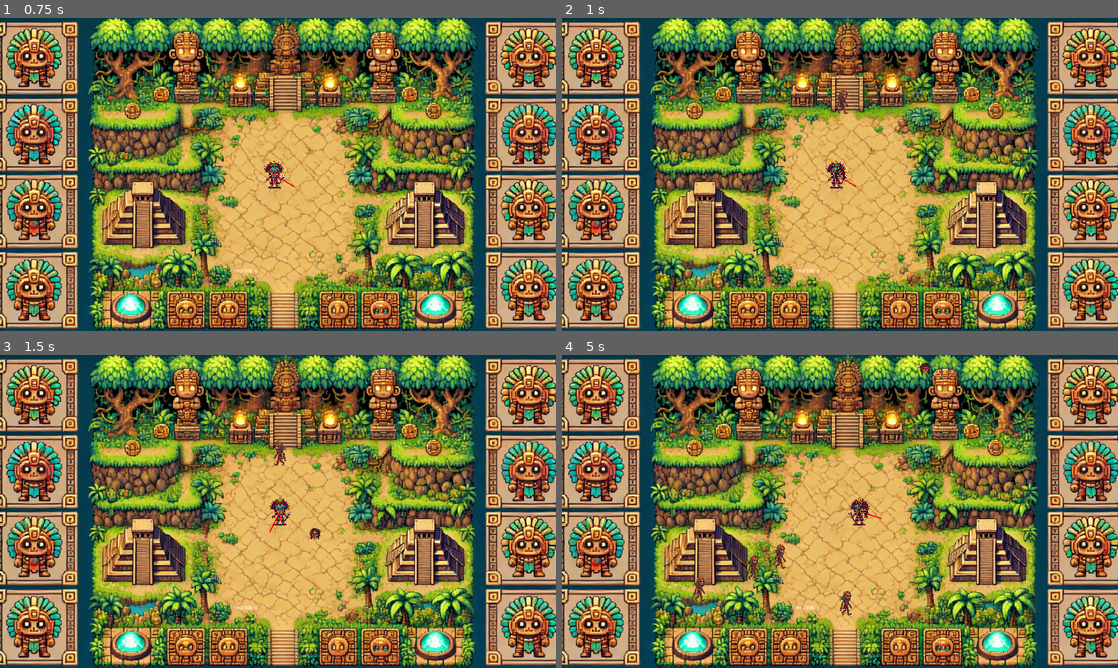
Above: before the commit, frames 1-4 (two rows, left to right).
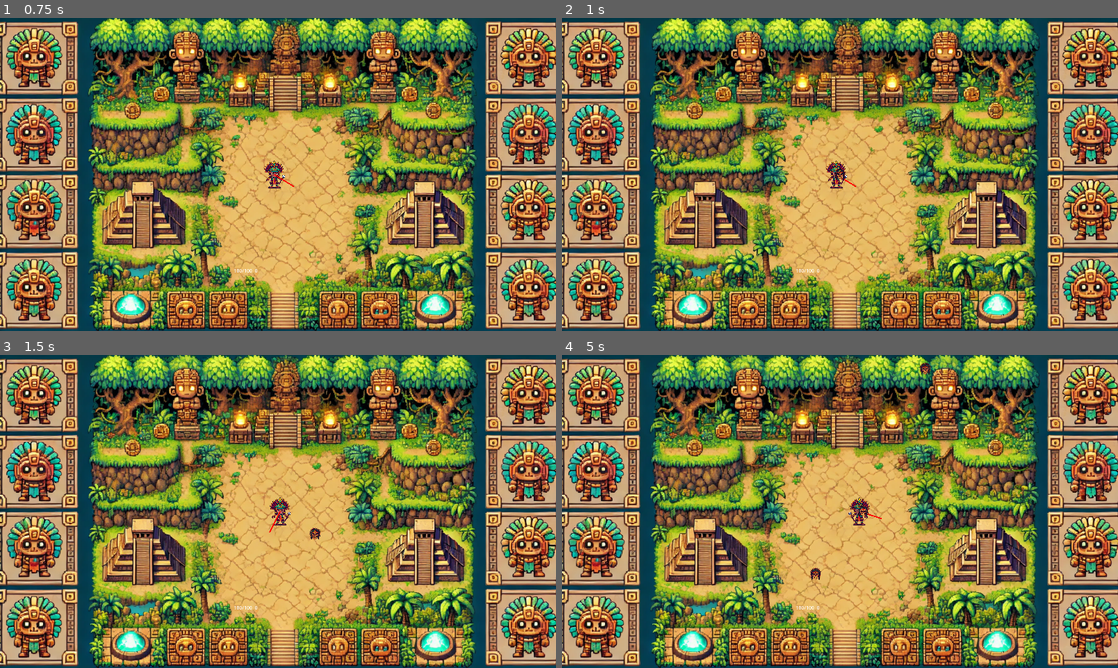
Above: after the commit, the same moments.

Repository: lvnav/survivor-in-two-week
Game: Godot game, scene res://scenes/root.tscn
Same seed, same stepped clock (60 frames per second), same inputs: the game is played once before the commit and once after it.
Inputs (mouse positions are in pixels of both pictures, inside the frame that each line leads up to):
- Up to frame 1 (0.75 s): click "Start" at 0.5 s
- Up to frame 2 (1 s): no input
- Up to frame 3 (1.5 s): move the mouse to (233, 605) at 1.27 s; hold D (user_move_right) from 1.28 s (still down)
- Up to frame 4 (5 s): move the mouse to (728, 527) at 2.02 s; release D (user_move_right) at 2.03 s; hold S (user_move_down) 2.03-2.78 s; move the mouse to (895, 442) at 2.77 s; hold D (user_move_right) 2.78-3.53 s; move the mouse to (812, 574) at 3.52 s; hold W (user_move_up) 3.53-4.28 s; move the mouse to (1006, 558) at 4.27 s; hold A (user_move_left) from 4.28 s (still down)

Frame 1 is identical in both runs. In frame 2, 0.1% of the frame differs, in the area x 49-52%, y 22-31%; in frame 3, 0.1%; in frame 4, 0.5%, in the area x 23-53%, y 60-84%.
Error after the commit: Cannot call method 'instantiate' on a null value. (res://Scenes/Level/level.gd:55)

Commit message:
Renaming enemies

Diff:
--- a/scenes/level/level.gd
+++ b/scenes/level/level.gd
@@ -5,8 +5,8 @@
 @onready var hud: Control = $HUD
 @onready var root: Sprite2D = $".."
 
-@export var enemy : PackedScene
-@export var enemies : Array
+@export var mob : PackedScene
+@export var mobs : Array
 
 const UP_CHOICE = [
 	{
@@ -41,9 +41,9 @@
 		level_up.emit(UP_CHOICE)
 
 func _move_mobs() -> void:
-	for local_enemy in enemies:
-		if is_instance_valid(local_enemy):
-			local_enemy.direction = player.position
+	for local_mob in mobs:
+		if is_instance_valid(local_mob):
+			local_mob.direction = player.position
 
 func _on_mob_spawn_timeout() -> void:
 	_init_mob()
@@ -52,14 +52,14 @@
 	if root.game_state != root.GAME_STATE_PLAY:
 		return
 
-	var new_enemy = enemy.instantiate()
-	new_enemy.die.connect(self._on_enemy_die)
+	var new_mob = mob.instantiate()
+	new_mob.die.connect(self._on_mob_die)
 	var spawner_position: Node2D = spawns.get_child(randi_range(0, spawns.get_child_count()-1))
-	new_enemy.position = spawner_position.position
-	add_child(new_enemy)
-	enemies.append(new_enemy)
+	new_mob.position = spawner_position.position
+	add_child(new_mob)
+	mobs.append(new_mob)
 
-func _on_enemy_die() -> void:
+func _on_mob_die() -> void:
 	score_value += 1
 	if (score_value % 5 == 0):
 		need_up = true
@@ -83,7 +83,7 @@
 func new_game() -> void:
 	get_tree().paused = false
 	score_value = 0
-	get_tree().call_group("enemy", "queue_free")
+	get_tree().call_group("mob", "queue_free")
 	player.start(Vector2(0,0))
 
 func end_game() -> void:
